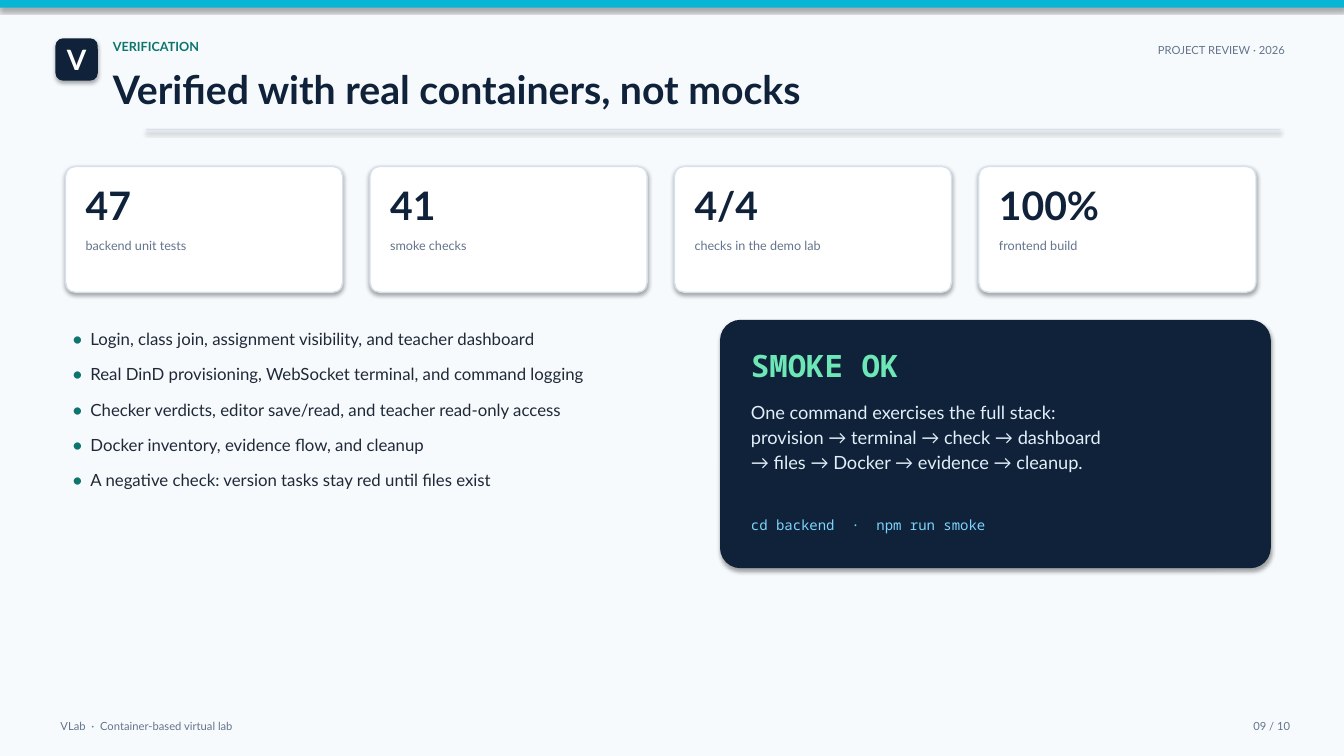
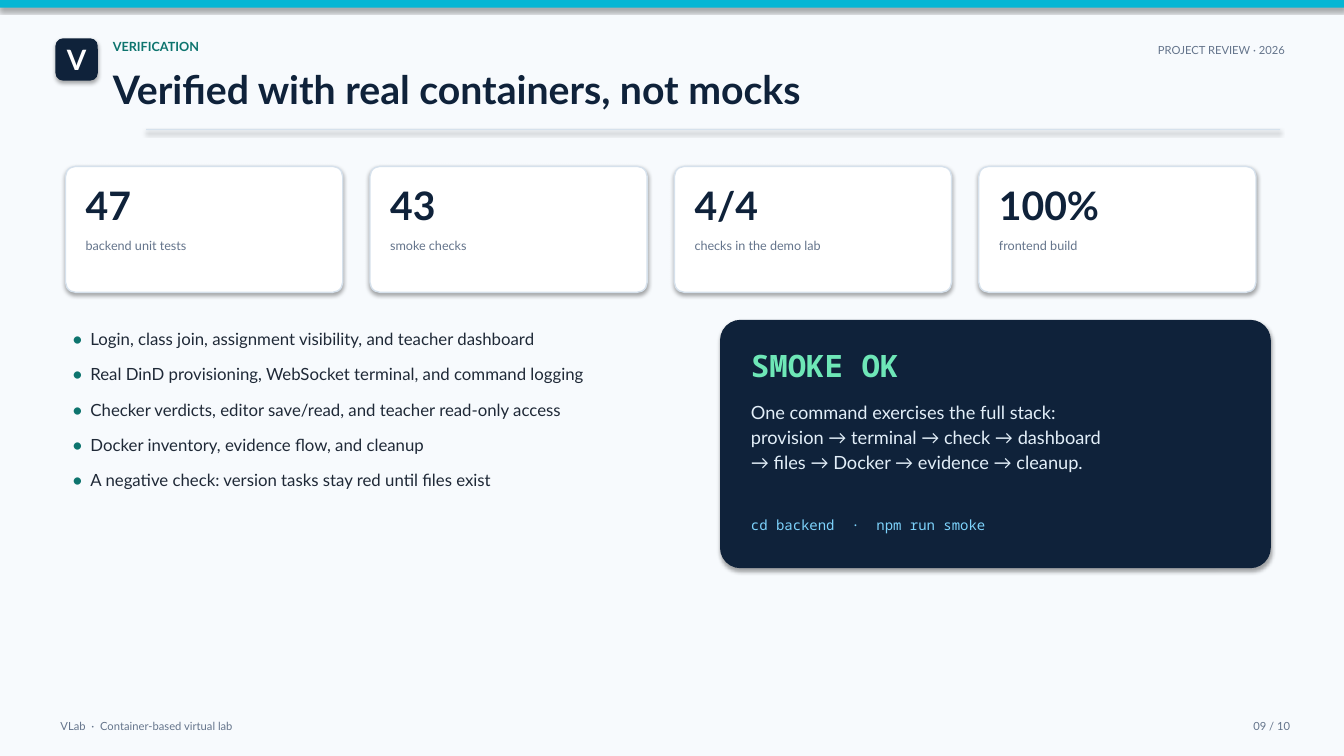
Before and after one commit to AdityaFattepure/VLAB, a slide deck: slide 9 of docs/VLab-Project-Review.pptx. Drawn at 1344x756 pixels with LibreOffice and Linux fonts; fonts in the diff are those of the drawing. Boxes give left, top, right and bottom in pixels: in the first picture for what was removed or moved away, otherwise in the second. Text is boxed around its words. In the diff, an @@ line names an element or a change of style, - is before the commit and + after.

```diff
--- a/docs/VLab-Project-Review.pptx
+++ b/docs/VLab-Project-Review.pptx
@@ text at <box>390,191,435,221</box>: text changed @@
-41
+43
```
Also in this commit, not shown: 7 other files.
